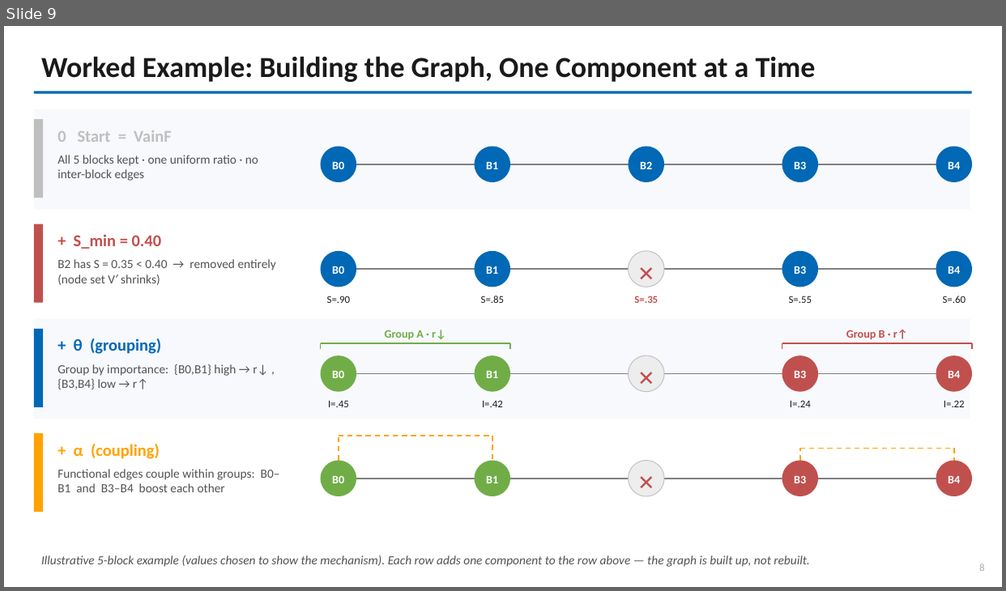
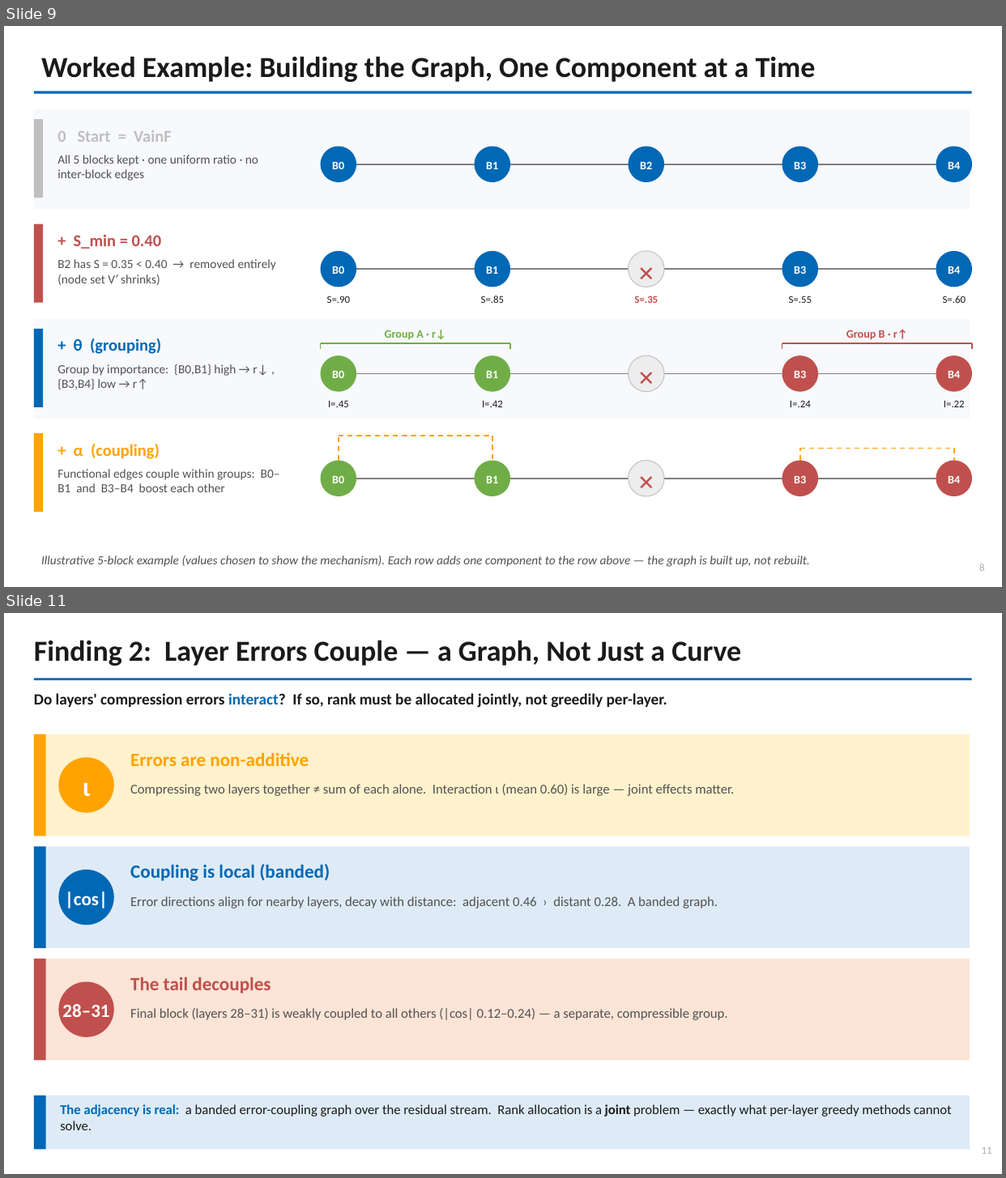
Before and after one commit to shahrzadesmat/HyperGraph, a slide deck: hypergraph_slides.pptx. Shown one above the other, each under a label of ours: slide 9 before the commit, slides 9 and 11 after it; the slides between them are not shown. The pictures are 1006x591 and 1006x1178 pixels, drawn with LibreOffice and Linux fonts; fonts in the diff are those of the drawing. Boxes give left, top, right and bottom in pixels: in the first picture for what was removed or moved away, otherwise in the second. Text is boxed around its words. In the diff, an @@ line names an element or a change of style, - is before the commit and + after.

```diff
--- a/hypergraph_slides.pptx
+++ b/hypergraph_slides.pptx
@@ slide 11 added at <box>4,613,1002,1174</box>, background #FFFFFF @@
@@ text added at <box>34,640,741,666</box>, 28 pt, text #1A1A1A, bold @@
+Finding 2: Layer Errors Couple — a Graph, Not Just a Curve
@@ rectangle added at <box>34,678,972,680</box>, fill #0068B5 @@
@@ text added at <box>34,693,667,708</box>, 15 pt, text #1A1A1A, bold @@
+Do layers' compression errors interact? If so, rank must be allocated jointly, not greedily per-layer.
@@ rectangle added at <box>34,735,970,836</box>, fill #FFF2CC @@
@@ rectangle added at <box>34,735,46,836</box>, fill #FFA300 @@
@@ ellipse added at <box>58,757,114,813</box>, fill #FFA300 @@
@@ text added at <box>130,752,309,766</box>, 18 pt, text #FFA300, bold @@
+Errors are non-additive
@@ text added at <box>83,782,91,796</box>, 26 pt, text #FFFFFF, bold @@
+ι
@@ text added at <box>130,784,734,796</box>, 13 pt, text #525252 @@
+Compressing two layers together ≠ sum of each alone. Interaction ι (mean 0.60) is large — joint effects matter.
@@ rectangle added at <box>34,846,970,948</box>, fill #DEEBF7 @@
@@ rectangle added at <box>34,846,46,948</box>, fill #0068B5 @@
@@ ellipse added at <box>58,870,114,925</box>, fill #0068B5 @@
@@ text added at <box>130,864,330,881</box>, 18 pt, text #0068B5, bold @@
+Coupling is local (banded)
@@ text added at <box>65,892,108,909</box>, 18 pt, text #FFFFFF, bold @@
+|cos|
@@ text added at <box>130,897,718,909</box>, 13 pt, text #525252 @@
+Error directions align for nearby layers, decay with distance: adjacent 0.46 › distant 0.28. A banded graph.
@@ rectangle added at <box>34,959,970,1061</box>, fill #FCE4D6 @@
@@ rectangle added at <box>34,959,46,1061</box>, fill #C0504D @@
@@ ellipse added at <box>58,982,114,1037</box>, fill #C0504D @@
@@ text added at <box>130,977,270,994</box>, 18 pt, text #C0504D, bold @@
+The tail decouples
@@ text added at <box>62,1004,109,1017</box>, 18 pt, text #FFFFFF, bold @@
+28–31
@@ text added at <box>130,1008,728,1020</box>, 13 pt, text #525252 @@
+Final block (layers 28–31) is weakly coupled to all others (|cos| 0.12–0.24) — a separate, compressible group.
@@ rectangle added at <box>34,1096,970,1150</box>, fill #DEEBF7 @@
@@ rectangle added at <box>34,1096,46,1150</box>, fill #0068B5 @@
@@ text added at <box>60,1105,952,1131</box>, 13 pt, text #1A1A1A @@
+The adjacency is real: a banded error-coupling graph over the residual stream. Rank allocation is a joint problem — exactly what per-layer greedy methods cannot solve.
@@ text added at <box>982,1148,992,1154</box>, 10 pt, text #AAAAAA @@
+11
```
Also in this commit, not shown: 2 other slides added, 2 other files.
